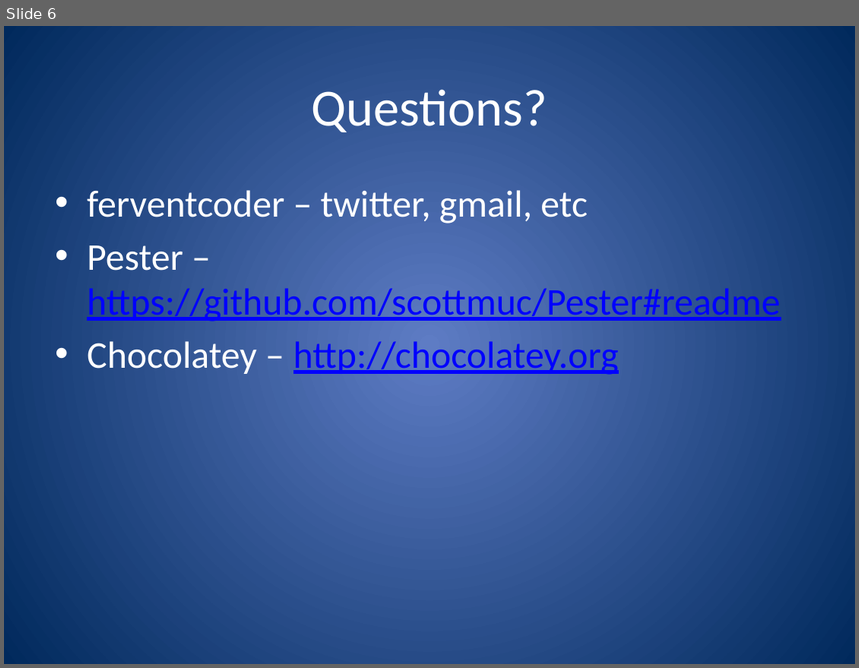
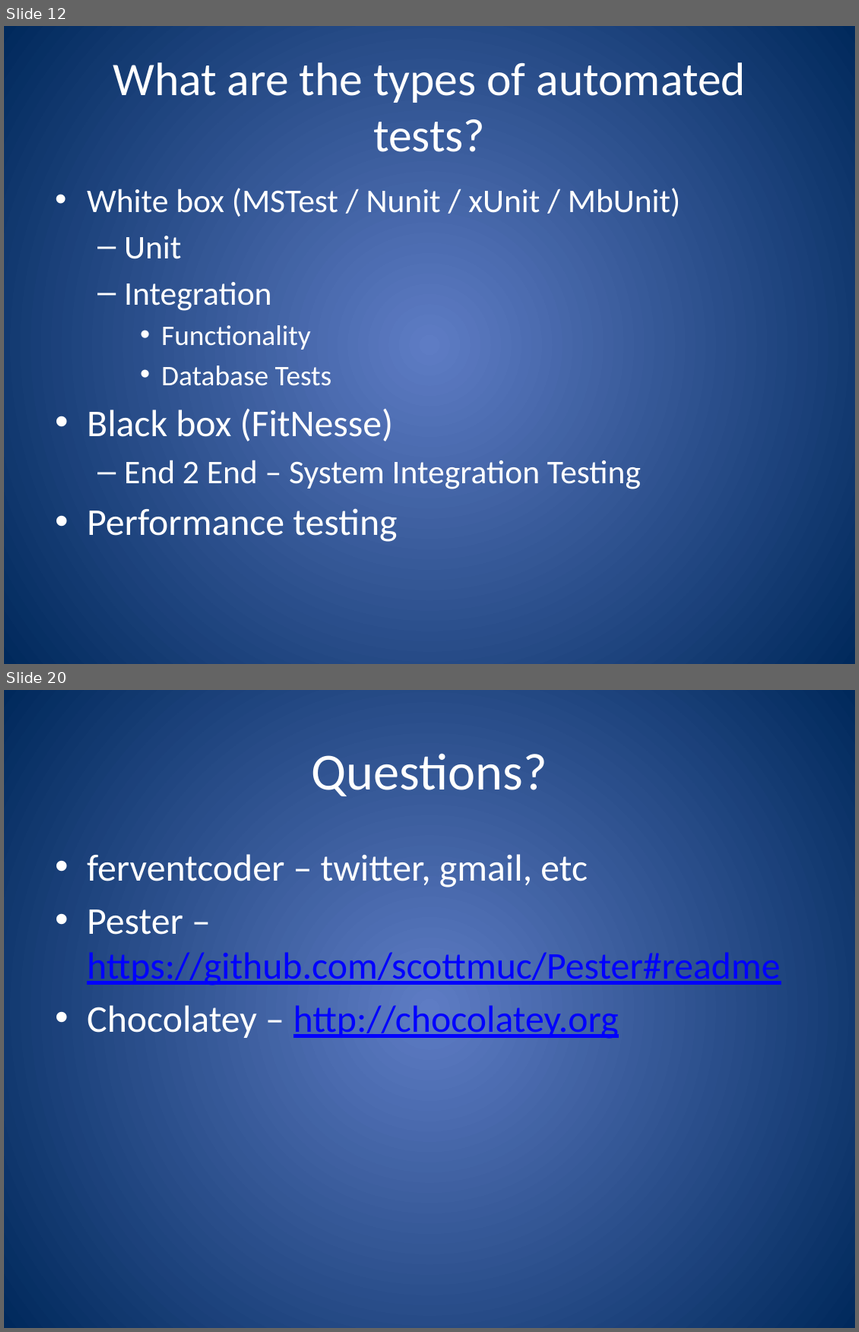
Before and after one commit to ferventcoder/presentations, a slide deck: dotNet/powershellbdd/AutomatedTestingForPowerShell.pptx. Shown one above the other, each under a label of ours: slide 6 before the commit, slides 12 and 20 after it; the slides between them are not shown. The pictures are 859x668 and 859x1332 pixels, drawn with LibreOffice and Linux fonts; fonts in the diff are those of the drawing. Boxes give left, top, right and bottom in pixels: in the first picture for what was removed or moved away, otherwise in the second. Text is boxed around its words. In the diff, an @@ line names an element or a change of style, - is before the commit and + after.

Commit message:
setting up examples and tests
mostly finished with the presentation

```diff
--- a/dotNet/powershellbdd/AutomatedTestingForPowerShell.pptx
+++ b/dotNet/powershellbdd/AutomatedTestingForPowerShell.pptx
@@ slide 12 added at (4, 26, 855, 664), background gradient #5E7CC5 to #00295C @@
@@ title added at (113, 62, 746, 152), 39.6 pt, text #FFFFFF @@
+What are the types of automated tests?
@@ text added at (87, 188, 681, 542), 28 pt, text #FFFFFF @@
+  • White box (MSTest / Nunit / xUnit / MbUnit)
+  – Unit
+  – Integration
+    • Functionality
+    • Database Tests
+• Black box (FitNesse)
+  – End 2 End – System Integration Testing
+• Performance testing
@@ what was slide 6 is now slide 20 @@
```
Also in this commit, not shown: 3 slides changed, 16 other slides added, 2 slides removed, 37 other files.
